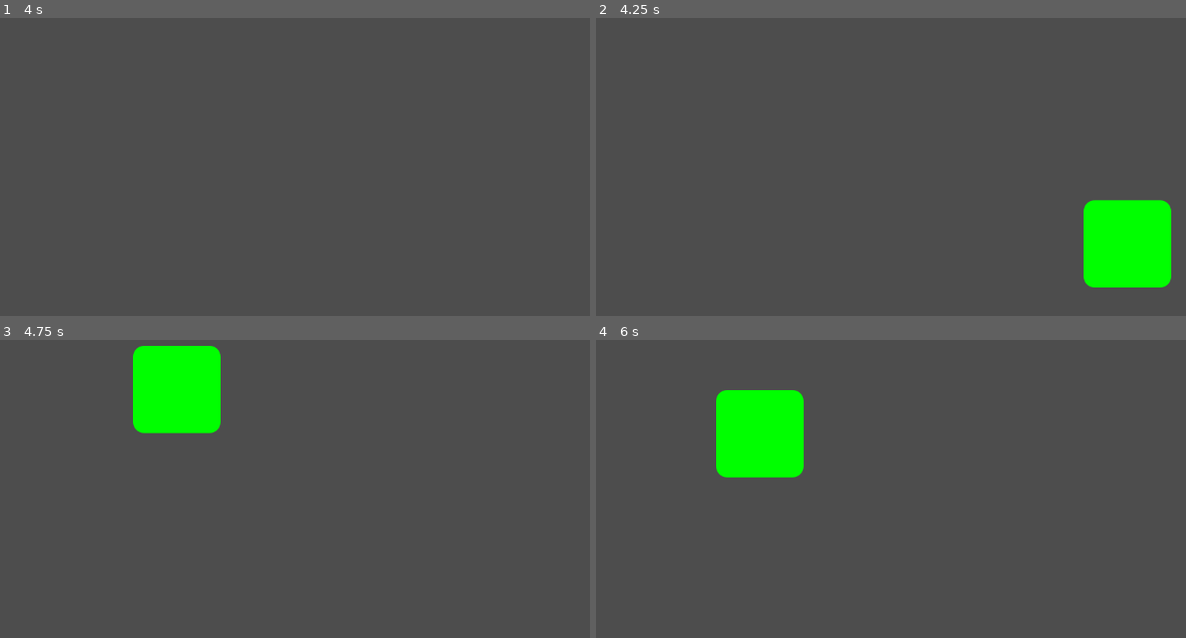
Above: before the commit, frames 1-4 (two rows, left to right).
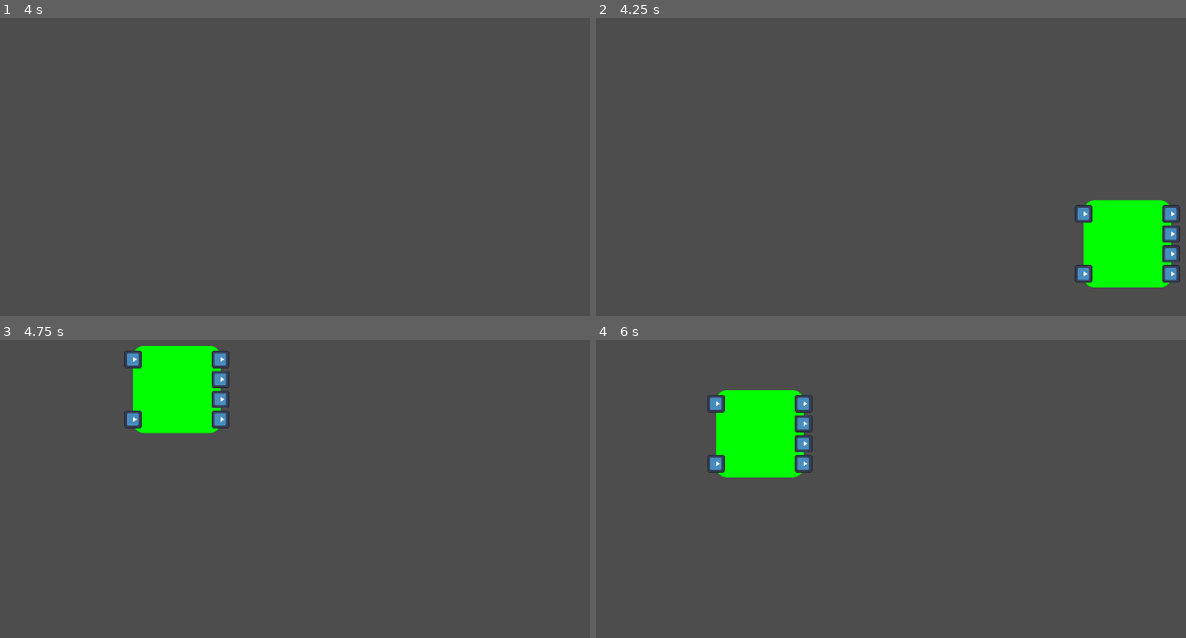
Above: after the commit, the same moments.

Repository: Andrien777/tvbuilder-m
Game: Godot game, scene res://main_scene.tscn
Two runs of this game, one before a commit and one after it. Both use one fixed random seed, a clock stepped at 60 frames per second and the inputs below. The engine's default icon, where the game draws it, is replaced by a stand-in: a white triangle on a blue panel in a dark square.
Inputs (mouse positions are in pixels of both pictures, inside the frame that each line leads up to):
- Up to frame 1 (4 s): tap Enter at 0.5, 2, 3.5 s; move the mouse to (466, 155) at 0.52 s; click (466, 155) at 0.67 s; tap Space at 1.25, 2.75 s; drag from (135, 199) to (253, 265) at 1.27 s; move the mouse to (371, 80) at 2.02 s; click (371, 80) at 2.17 s; drag from (253, 265) to (59, 110) at 2.77 s; move the mouse to (531, 244) at 3.52 s; click (531, 244) at 3.67 s
- Up to frame 2 (4.25 s): tap C (create_debug_object) at 4.15 s
- Up to frame 3 (4.75 s): drag from (531, 566) to (177, 390) at 4.27 s
- Up to frame 4 (6 s): tap Space at 5 s; move the mouse to (932, 500) at 5.02 s; click (932, 500) at 5.17 s; drag from (773, 390) to (731, 521) at 5.77 s

Frame 1 is identical in both runs. In frame 2, 0.9% of the frame differs, in the area x 81-99%, y 62-89%; in frame 3, 0.9%; in frame 4, 0.9%, in the area x 18-37%, y 18-45%.

Commit message:
Implemented json pin definition

Diff:
--- a/components/circuit_component.gd
+++ b/components/circuit_component.gd
@@ -5,7 +5,7 @@
 
 
 var test_texture = preload("res://icon.svg")
-
+const side_padding = 20 # TODO: Move side_padding to spec?
 var pins: Array
 func initialize(spec: ComponentSpecification)->void:
 	self.input_pickable = true
@@ -21,12 +21,59 @@
 	# Render texture and set height-width
 	add_child(hitbox)
 	add_child(sprite)
-	initialize_pins(spec.pinSpecifications)
+	initialize_pins(spec.pinSpecifications, test_texture.get_size())
+	self.rotation_degrees=90
 
-func initialize_pins(spec: Array)->void:
+func initialize_pins(spec: Array, ic_shape:Vector2)->void:
+	var side_count = {"TOP":0, "BOTTOM":0, "LEFT":0, "RIGHT":0}
+	var side_margin = {"TOP":0, "BOTTOM":0, "LEFT":0, "RIGHT":0}
+	for pin_spec in spec:
+		match pin_spec.position: # Could be just side_count[pin_spec]+=1
+			"TOP":
+				side_count["TOP"]+=1
+			"BOTTOM":
+				side_count["BOTTOM"]+=1
+			"LEFT":
+				side_count["BOTTOM"]+=1
+			"RIGHT":
+				side_count["BOTTOM"]+=1
+	for k in side_count:
+		if k=="TOP" or k=="BOTTOM": #if pins are spaced horizontally
+			side_margin[k] = (ic_shape.x-2*side_padding)/(side_count[k]-1)
+		else: # or vertically
+			side_margin[k] = (ic_shape.y-2*side_padding)/(side_count[k]-1)
+
+
+	var side_index = {"TOP":0, "BOTTOM":0, "LEFT":0, "RIGHT":0}
 	for pin_spec in spec:
 		var pin = Pin.new()
+		pin.scale=Vector2(0.2,0.2)
+		match pin_spec.position:
+			"TOP":
+				pin.position = Vector2(side_padding-ic_shape.x/2 +
+				side_margin[pin_spec.position]*side_index[pin_spec.position],
+				0-ic_shape.y/2)
+				side_index[pin_spec.position]+=1
+			"BOTTOM":
+				pin.position = Vector2(side_padding-ic_shape.x/2 +
+				side_margin[pin_spec.position]*side_index[pin_spec.position],
+				0+ic_shape.y/2)
+				side_index[pin_spec.position]+=1
+			"LEFT":
+				pin.position = Vector2(0-ic_shape.x/2 ,
+				side_padding-ic_shape.y/2-
+				side_margin[pin_spec.position]*side_index[pin_spec.position])
+				side_index[pin_spec.position]+=1
+			"RIGHT":
+				pin.position = Vector2(0+ic_shape.x/2 ,
+				side_padding-ic_shape.y/2-
+				side_margin[pin_spec.position]*side_index[pin_spec.position])
+				side_index[pin_spec.position]+=1
+		#pin.global_position = Vector2(200,200)
 		pin.initialize(pin_spec, NetConstants.LEVEL.LEVEL_Z, self)
+
+		pins.append(pin)
+		add_child(pin)
 
 # Called when the node enters the scene tree for the first time.
 func _ready() -> void:
@@ -42,8 +89,8 @@
 func _input_event(viewport: Viewport, event: InputEvent, shape_idx: int) -> void:
 	if event is InputEventMouseButton:
 		is_dragged = event.pressed
-	if event is InputEventMouseButton and event.pressed and Input.is_mouse_button_pressed(MOUSE_BUTTON_RIGHT):
-		WireManager.register_wire_point(self)
+	if event is InputEventMouseButton and event.pressed and Input.is_mouse_button_pressed(MOUSE_BUTTON_MIDDLE):
+		queue_free()
 
 
 func _process_signal():
--- a/components/pin.gd
+++ b/components/pin.gd
@@ -10,8 +10,9 @@
 var ic_position: String
 var readable_name: String
 var description: String
-
+var sprite_shape: Vector2
 func initialize(spec: PinSpecification, state: NetConstants.LEVEL, parent: Node2D)->void:
+	self.input_pickable = true
 	self.state = state
 	self.direction = spec.direction
 	self.index = spec.index
@@ -24,10 +25,10 @@
 	sprite.texture = pin_texture
 	var shape = RectangleShape2D.new()
 	shape.size = Vector2(100,100) # TODO: Scale to sprite
+	self.sprite_shape = shape.size
 	hitbox.shape = shape
 	add_child(sprite)
 	add_child(hitbox)
-
 # Called when the node enters the scene tree for the first time.
 func _ready() -> void:
 	pass # Replace with function body.
@@ -36,3 +37,6 @@
 # Called every frame. 'delta' is the elapsed time since the previous frame.
 func _process(delta: float) -> void:
 	pass
+func _input_event(viewport: Viewport, event: InputEvent, shape_idx: int) -> void:
+	if event is InputEventMouseButton and event.pressed and Input.is_mouse_button_pressed(MOUSE_BUTTON_RIGHT):
+		WireManager.register_wire_point(self)
--- a/components/wire.gd
+++ b/components/wire.gd
@@ -7,6 +7,8 @@
 
 func initialize(first_object:Node2D, second_object:Node2D)->void:
 	line.add_point(first_object.global_position)
+	#line.add_point(Vector2(first_object.global_position.x,second_object.global_position.y))
+
 	line.add_point(second_object.global_position)
 	self.first_object = first_object
 	self.second_object = second_object
@@ -27,6 +29,8 @@
 # Called every frame. 'delta' is the elapsed time since the previous frame.
 func _process(delta: float) -> void:
 	# TODO: Render only if position of start|end nodes changed
-	if first_object and second_object:
+	if first_object!=null and second_object!=null: # TODO: Notify WireManager about missing object
 		line.set_point_position(0, first_object.global_position)
+		#line.set_point_position(1,Vector2(first_object.global_position.x,second_object.global_position.y))
+
 		line.set_point_position(line.get_point_count()-1,second_object.global_position)
--- a/sample.json
+++ b/sample.json
@@ -10,6 +10,40 @@
 			"position": "TOP",
 			"readable_name": "John",
 			"description": ""
+		},{
+			"index": 1,
+			"direction": "DIRECTION_INPUT_OUTPUT",
+			"position": "TOP",
+			"readable_name": "John",
+			"description": ""
+		}
+		,{
+			"index": 1,
+			"direction": "DIRECTION_INPUT_OUTPUT",
+			"position": "TOP",
+			"readable_name": "John",
+			"description": ""
+		}
+		,{
+			"index": 1,
+			"direction": "DIRECTION_INPUT_OUTPUT",
+			"position": "TOP",
+			"readable_name": "John",
+			"description": ""
+		}
+		,{
+			"index": 1,
+			"direction": "DIRECTION_INPUT_OUTPUT",
+			"position": "BOTTOM",
+			"readable_name": "John",
+			"description": ""
+		},
+		{
+			"index": 1,
+			"direction": "DIRECTION_INPUT_OUTPUT",
+			"position": "BOTTOM",
+			"readable_name": "John",
+			"description": ""
 		}
 	]
 }
